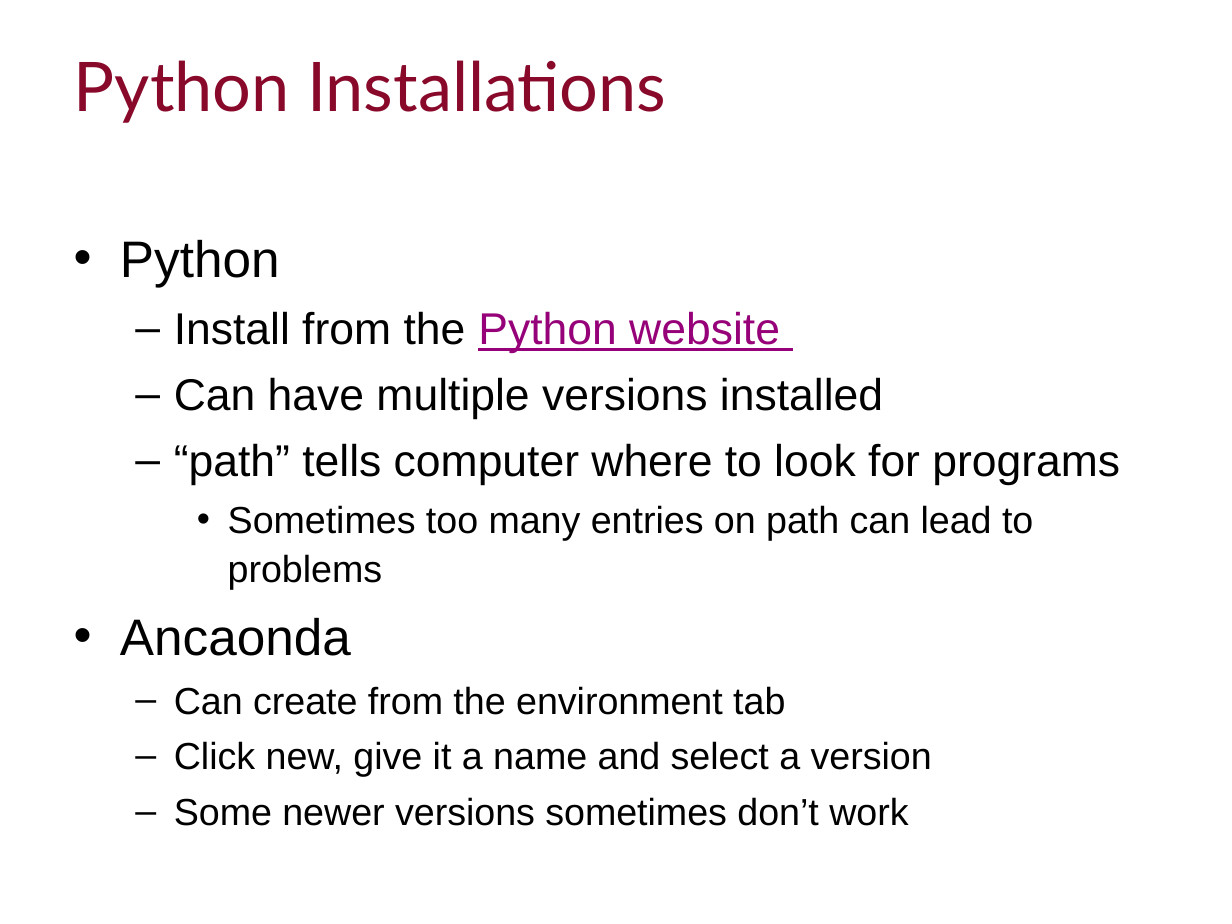
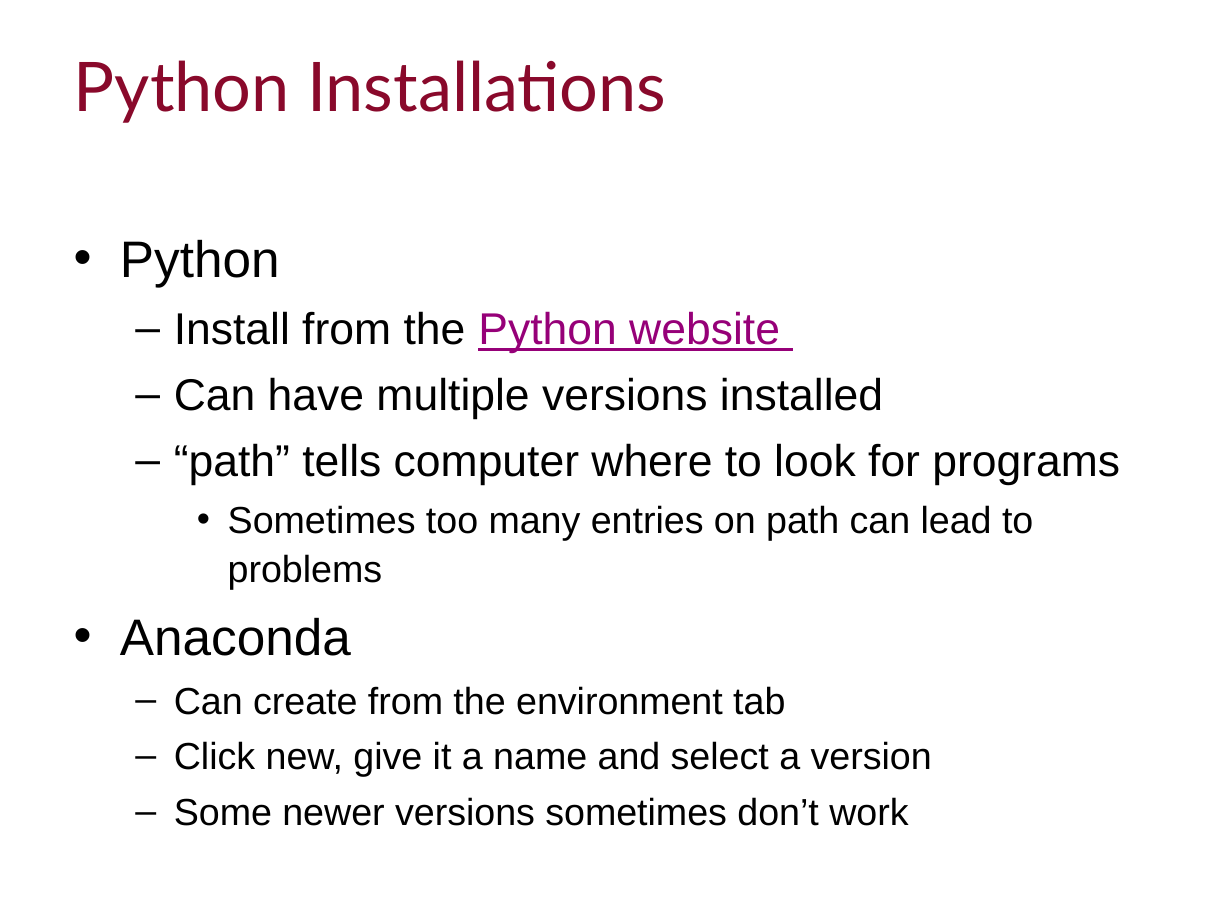
Before and after one commit to ImperialCollegeLondon/RCDS-managing-and-running-python-effectively, a slide deck: slide 7 of Managing and Running Python Effectively.pptx. Drawn at 1232x924 pixels with LibreOffice and Linux fonts; fonts in the diff are those of the drawing; background and template pictures are left out. Boxes give left, top, right and bottom in pixels: in the first picture for what was removed or moved away, otherwise in the second. Text is boxed around its words. In the diff, an @@ line names an element or a change of style, - is before the commit and + after.

```diff
--- a/Managing and Running Python Effectively.pptx
+++ b/Managing and Running Python Effectively.pptx
@@ text at [120,617,351,656]: text changed @@
-• Ancaonda
+• Anaconda
```
Also in this commit, not shown: 6 other slides changed.
